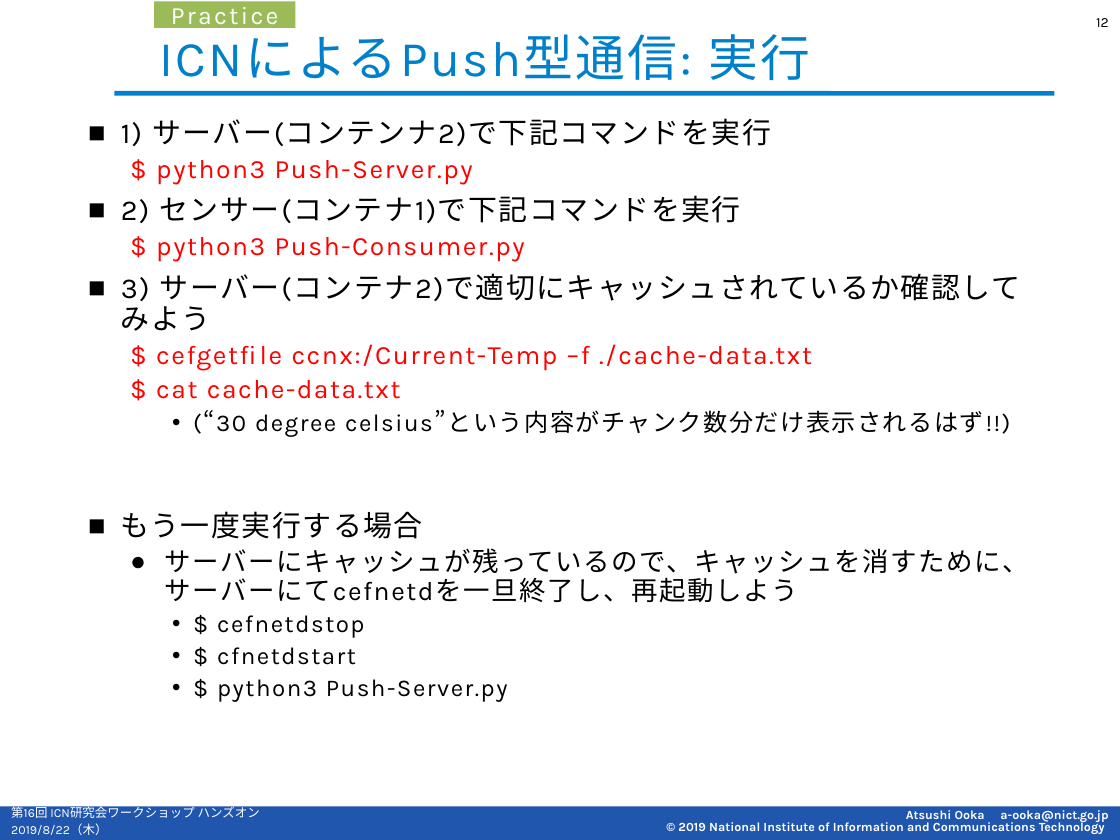
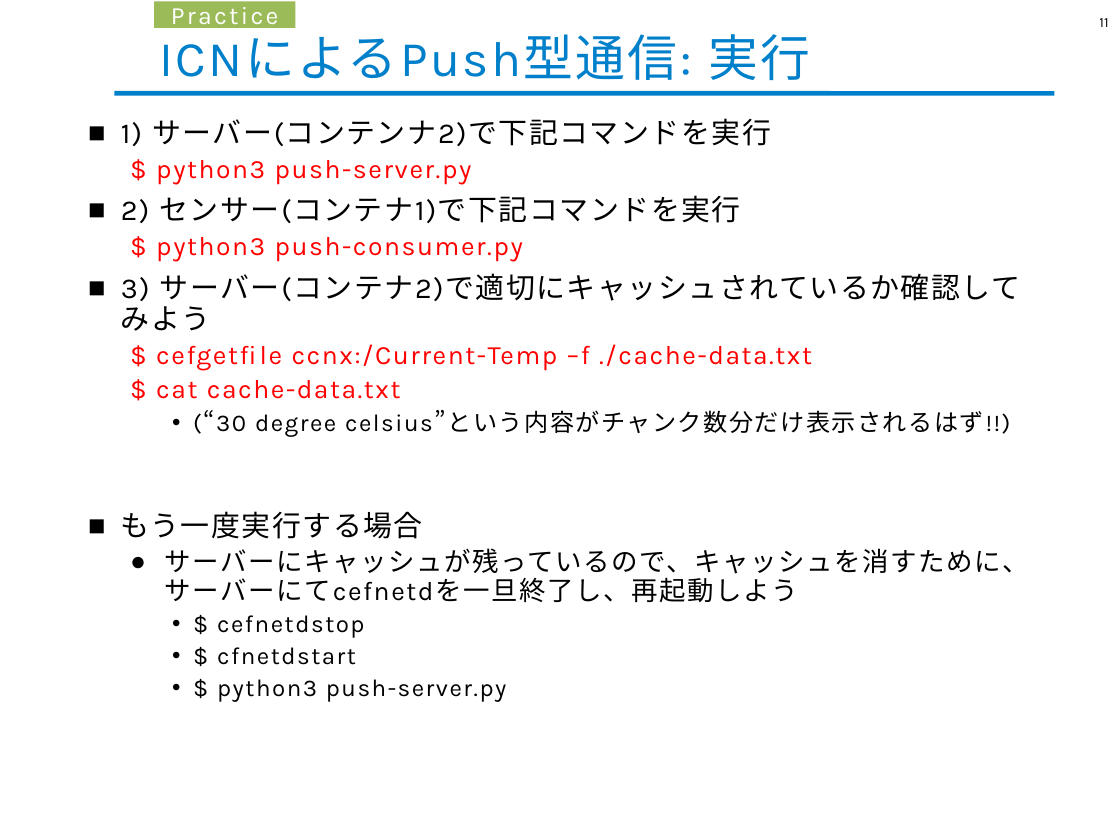
Before and after one commit to cefore/2021-hands-on, a slide deck: slide 11 of material/Practice-C_ICN-PUSH-Commn.pptx (slide 12 before the commit). Drawn at 1120x840 pixels with LibreOffice and Linux fonts; fonts in the diff are those of the drawing; background and template pictures are left out. Boxes give left, top, right and bottom in pixels: in the first picture for what was removed or moved away, otherwise in the second. Text is boxed around its words. In the diff, an @@ line names an element or a change of style, - is before the commit and + after.

```diff
--- a/material/Practice-C_ICN-PUSH-Commn.pptx
+++ b/material/Practice-C_ICN-PUSH-Commn.pptx
@@ page number at bbox=[1099, 18, 1108, 27]: text changed @@
-12
+11
@@ text at bbox=[156, 160, 472, 184]: text changed @@
-  $ python3 Push-Server.py
+  $ python3 push-server.py
@@ text at bbox=[156, 237, 523, 262]: text changed @@
-  $ python3 Push-Consumer.py
+  $ python3 push-consumer.py
@@ text at bbox=[217, 679, 506, 701]: text changed @@
-    • $ python3 Push-Server.py
+    • $ python3 push-server.py
@@ rectangle removed at bbox=[0, 806, 1120, 840] @@
@@ text removed at bbox=[11, 804, 260, 821] @@
-第16回 ICN研究会ワークショップ ハンズオン
@@ text removed at bbox=[11, 823, 107, 835] @@
-2019/8/22（木）
@@ text removed at bbox=[678, 810, 1108, 834] @@
-Atsushi Ooka a-ooka@nict.go.jp
-© 2019 National Institute of Information and Communications Technology
```
Also in this commit, not shown: 18 other slides changed, 1 slide removed.
